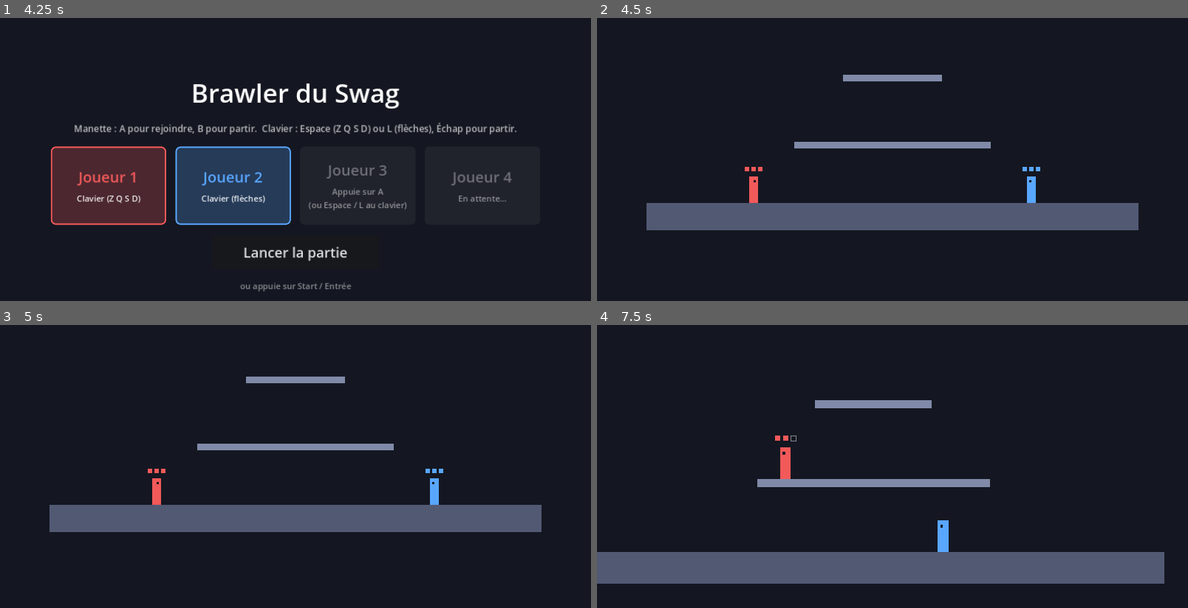
Above: before the commit, frames 1-4 (two rows, left to right).
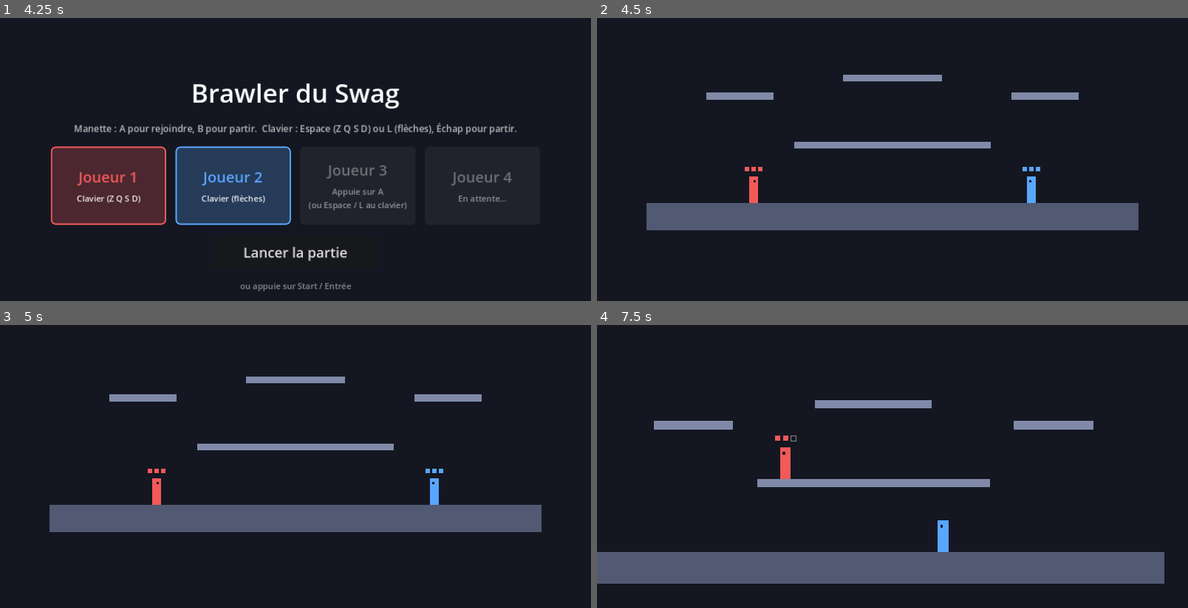
Above: after the commit, the same moments.

Repository: BBStain/jvtest
Game: Godot game, scene res://scenes/lobby.tscn
Two runs of this game, one before a commit and one after it. Both use one fixed random seed, a clock stepped at 60 frames per second and the inputs below.
Inputs (mouse positions are in pixels of both pictures, inside the frame that each line leads up to):
- Up to frame 1 (4.25 s): tap Enter at 0.5, 2, 3.5 s; move the mouse to (425, 167) at 0.52 s; hold D 0.53-2.03 s; tap F at 0.6 s; click (425, 167) at 0.67 s; tap Space at 0.77, 1.25, 1.52, 2.75, 3.02, 3.77 s; move the mouse to (177, 199) at 1.27 s; tap R at 1.35 s; click (177, 199) at 1.42 s; move the mouse to (354, 111) at 2.02 s; hold A 2.03-2.78 s; tap G at 2.1 s; click (354, 111) at 2.17 s; move the mouse to (265, 250) at 2.77 s; hold D from 2.78 s (still down); tap C at 2.85 s; click (265, 250) at 2.92 s; move the mouse to (472, 233) at 3.52 s; tap L at 3.6 s; click (472, 233) at 3.67 s
- Up to frame 2 (4.5 s): release D at 4.25 s; click "Lancer la partie" at 4.25 s
- Up to frame 3 (5 s): no input
- Up to frame 4 (7.5 s): move the mouse to (715, 441) at 5.02 s; hold A 5.03-5.78 s; tap K at 5.1 s; click (715, 441) at 5.17 s; tap Space at 5.27, 6.77 s; move the mouse to (922, 491) at 5.77 s; hold D 5.78-6.53 s; tap I at 5.85 s; click (922, 491) at 5.92 s; move the mouse to (803, 407) at 6.52 s; hold A from 6.53 s (still down); tap J at 6.6 s; click (803, 407) at 6.67 s; move the mouse to (1022, 474) at 7.27 s; tap U at 7.35 s; click (1022, 474) at 7.42 s

Frame 1 is identical in both runs. In frame 2, 0.6% of the frame differs, in the area x 18-82%, y 26-29%; in frame 3, 0.6%; in frame 4, 0.8%, in the area x 9-84%, y 33-37%.

Commit message:
Map plus riche, attaque rapide plus longue, attaque lourde à charger
Map : 2 petites plateformes au centre, corniches, ascenseur et navette dans
la zone aérienne, marches, plateforme, navette et mur au bout de la zone de
duel. Nouvelle classe MovingPlatform (plateformes violettes qui transportent
les joueurs).

Attaque rapide : portée 72 au lieu de 48, même vitesse.

Attaque lourde : on la charge en gardant Y (jusqu'à 1 s). L'arme grandit
jusqu'à 2 fois, la zone qui touche et la projection jusqu'à 1,5 fois. On
avance lentement en chargeant et on est immobilisé pendant la frappe.

Co-Authored-By: Claude Opus 5.5 (1M context) <noreply@anthropic.com>
Claude-Session: https://claude.ai/code/session_01THvWsQSvKyigxsJfQsC1D9

Diff:
--- a/scenes/main.tscn
+++ b/scenes/main.tscn
@@ -1,6 +1,7 @@
-[gd_scene load_steps=8 format=3]
+[gd_scene load_steps=14 format=3]
 
 [ext_resource type="Script" path="res://scripts/game.gd" id="1_game"]
+[ext_resource type="Script" path="res://scripts/moving_platform.gd" id="2_moving"]
 
 [sub_resource type="RectangleShape2D" id="Shape_Sol"]
 size = Vector2(1100, 60)
@@ -19,6 +20,21 @@
 
 [sub_resource type="RectangleShape2D" id="Shape_SolDuel"]
 size = Vector2(1200, 60)
+
+[sub_resource type="RectangleShape2D" id="Shape_PetitePlateforme"]
+size = Vector2(150, 16)
+
+[sub_resource type="RectangleShape2D" id="Shape_Corniche"]
+size = Vector2(120, 16)
+
+[sub_resource type="RectangleShape2D" id="Shape_PlateformeDuel"]
+size = Vector2(360, 16)
+
+[sub_resource type="RectangleShape2D" id="Shape_Marche"]
+size = Vector2(80, 40)
+
+[sub_resource type="RectangleShape2D" id="Shape_MurDuel"]
+size = Vector2(80, 480)
 
 [node name="Main" type="Node2D"]
 script = ExtResource("1_game")
@@ -228,6 +244,173 @@
 offset_bottom = 30.0
 mouse_filter = 2
 color = Color(0.45, 0.36, 0.38, 1)
+
+[node name="PlateformeGauche" type="StaticBody2D" parent="Map"]
+position = Vector2(300, 330)
+collision_layer = 4
+collision_mask = 0
+
+[node name="Collision" type="CollisionShape2D" parent="Map/PlateformeGauche"]
+shape = SubResource("Shape_PetitePlateforme")
+one_way_collision = true
+
+[node name="Visuel" type="ColorRect" parent="Map/PlateformeGauche"]
+offset_left = -75.0
+offset_top = -8.0
+offset_right = 75.0
+offset_bottom = 8.0
+mouse_filter = 2
+color = Color(0.5, 0.54, 0.66, 1)
+
+[node name="PlateformeDroite" type="StaticBody2D" parent="Map"]
+position = Vector2(980, 330)
+collision_layer = 4
+collision_mask = 0
+
+[node name="Collision" type="CollisionShape2D" parent="Map/PlateformeDroite"]
+shape = SubResource("Shape_PetitePlateforme")
+one_way_collision = true
+
+[node name="Visuel" type="ColorRect" parent="Map/PlateformeDroite"]
+offset_left = -75.0
+offset_top = -8.0
+offset_right = 75.0
+offset_bottom = 8.0
+mouse_filter = 2
+color = Color(0.5, 0.54, 0.66, 1)
+
+[node name="Corniche1" type="StaticBody2D" parent="Map/ZoneAerienne"]
+position = Vector2(-830, 150)
+collision_layer = 4
+collision_mask = 0
+
+[node name="Collision" type="CollisionShape2D" parent="Map/ZoneAerienne/Corniche1"]
+shape = SubResource("Shape_Corniche")
+one_way_collision = true
+
+[node name="Visuel" type="ColorRect" parent="Map/ZoneAerienne/Corniche1"]
+offset_left = -60.0
+offset_top = -8.0
+offset_right = 60.0
+offset_bottom = 8.0
+mouse_filter = 2
+color = Color(0.42, 0.5, 0.68, 1)
+
+[node name="Corniche2" type="StaticBody2D" parent="Map/ZoneAerienne"]
+position = Vector2(-1215, 170)
+collision_layer = 4
+collision_mask = 0
+
+[node name="Collision" type="CollisionShape2D" parent="Map/ZoneAerienne/Corniche2"]
+shape = SubResource("Shape_Corniche")
+one_way_collision = true
+
+[node name="Visuel" type="ColorRect" parent="Map/ZoneAerienne/Corniche2"]
+offset_left = -60.0
+offset_top = -8.0
+offset_right = 60.0
+offset_bottom = 8.0
+mouse_filter = 2
+color = Color(0.42, 0.5, 0.68, 1)
+
+[node name="Corniche3" type="StaticBody2D" parent="Map/ZoneAerienne"]
+position = Vector2(-1405, 640)
+collision_layer = 4
+collision_mask = 0
+
+[node name="Collision" type="CollisionShape2D" parent="Map/ZoneAerienne/Corniche3"]
+shape = SubResource("Shape_Corniche")
+one_way_collision = true
+
+[node name="Visuel" type="ColorRect" parent="Map/ZoneAerienne/Corniche3"]
+offset_left = -60.0
+offset_top = -8.0
+offset_right = 60.0
+offset_bottom = 8.0
+mouse_filter = 2
+color = Color(0.42, 0.5, 0.68, 1)
+
+[node name="Ascenseur" type="AnimatableBody2D" parent="Map/ZoneAerienne"]
+position = Vector2(-640, 620)
+script = ExtResource("2_moving")
+size = Vector2(90, 16)
+travel = Vector2(0, -400)
+period = 5.0
+
+[node name="NavetteBasse" type="AnimatableBody2D" parent="Map/ZoneAerienne"]
+position = Vector2(-1550, 690)
+script = ExtResource("2_moving")
+size = Vector2(170, 16)
+travel = Vector2(1000, 0)
+period = 7.0
+
+[node name="ZoneDuel" type="Node2D" parent="Map"]
+
+[node name="PlateformeDuel" type="StaticBody2D" parent="Map/ZoneDuel"]
+position = Vector2(2130, 430)
+collision_layer = 4
+collision_mask = 0
+
+[node name="Collision" type="CollisionShape2D" parent="Map/ZoneDuel/PlateformeDuel"]
+shape = SubResource("Shape_PlateformeDuel")
+one_way_collision = true
+
+[node name="Visuel" type="ColorRect" parent="Map/ZoneDuel/PlateformeDuel"]
+offset_left = -180.0
+offset_top = -8.0
+offset_right = 180.0
+offset_bottom = 8.0
+mouse_filter = 2
+color = Color(0.6, 0.48, 0.5, 1)
+
+[node name="MarcheGauche" type="StaticBody2D" parent="Map/ZoneDuel"]
+position = Vector2(1830, 550)
+
+[node name="Collision" type="CollisionShape2D" parent="Map/ZoneDuel/MarcheGauche"]
+shape = SubResource("Shape_Marche")
+
+[node name="Visuel" type="ColorRect" parent="Map/ZoneDuel/MarcheGauche"]
+offset_left = -40.0
+offset_top = -20.0
+offset_right = 40.0
+offset_bottom = 20.0
+mouse_filter = 2
+color = Color(0.45, 0.36, 0.38, 1)
+
+[node name="MarcheDroite" type="StaticBody2D" parent="Map/ZoneDuel"]
+position = Vector2(2430, 550)
+
+[node name="Collision" type="CollisionShape2D" parent="Map/ZoneDuel/MarcheDroite"]
+shape = SubResource("Shape_Marche")
+
+[node name="Visuel" type="ColorRect" parent="Map/ZoneDuel/MarcheDroite"]
+offset_left = -40.0
+offset_top = -20.0
+offset_right = 40.0
+offset_bottom = 20.0
+mouse_filter = 2
+color = Color(0.45, 0.36, 0.38, 1)
+
+[node name="MurDuel" type="StaticBody2D" parent="Map/ZoneDuel"]
+position = Vector2(2850, 420)
+
+[node name="Collision" type="CollisionShape2D" parent="Map/ZoneDuel/MurDuel"]
+shape = SubResource("Shape_MurDuel")
+
+[node name="Visuel" type="ColorRect" parent="Map/ZoneDuel/MurDuel"]
+offset_left = -40.0
+offset_top = -240.0
+offset_right = 40.0
+offset_bottom = 240.0
+mouse_filter = 2
+color = Color(0.45, 0.36, 0.38, 1)
+
+[node name="NavetteHaute" type="AnimatableBody2D" parent="Map/ZoneDuel"]
+position = Vector2(1700, 290)
+script = ExtResource("2_moving")
+size = Vector2(140, 16)
+travel = Vector2(860, 0)
+period = 8.0
 
 [node name="SpawnPoints" type="Node2D" parent="."]
 
--- a/scripts/fighter.gd
+++ b/scripts/fighter.gd
@@ -49,12 +49,20 @@
 const ATTACK_STARTUP := 0.02            ## délai avant que le coup touche
 const ATTACK_ACTIVE := 0.08             ## durée pendant laquelle le coup peut toucher
 const ATTACK_COOLDOWN := 0.22           ## temps de recharge entre deux attaques
-const ATTACK_REACH := 48.0              ## distance entre le centre du perso et le centre du coup
-const ATTACK_RADIUS := 26.0             ## taille de la zone qui touche
+const ATTACK_REACH := 72.0              ## distance entre le centre du perso et le centre du coup
+const ATTACK_RADIUS := 28.0             ## taille de la zone qui touche
 const CLASH_LOCKOUT := 0.08             ## petit temps mort après un choc d'attaques
 
 # --- Attaque lourde (Y) : un arc de cercle du dessus de la tête jusqu'aux pieds, devant soi ---
-const HEAVY_STARTUP := 0.18             ## on lève l'arme avant de frapper
+# On la charge en gardant Y appuyé : plus on charge, plus l'arme grandit et frappe loin.
+# On frappe en lâchant Y (ou tout seul quand la charge est au maximum).
+# Pendant la frappe, le perso est immobilisé.
+const HEAVY_STARTUP := 0.18             ## charge minimale : on lève l'arme avant de frapper
+const HEAVY_CHARGE_MAX := 1.0           ## au bout de ce temps la charge est pleine et on frappe tout seul
+const HEAVY_CHARGE_GROWTH := 2.0        ## à pleine charge, l'arme est 2 fois plus longue
+const HEAVY_CHARGE_TIP_GROWTH := 1.5    ## à pleine charge, la zone qui touche est 1,5 fois plus grosse
+const HEAVY_CHARGE_KNOCKBACK := 1.5     ## à pleine charge, on projette 1,5 fois plus fort
+const HEAVY_CHARGE_MOVE_MULT := 0.4     ## en chargeant, on avance lentement
 const HEAVY_ACTIVE := 0.18              ## durée du balayage
 const HEAVY_COOLDOWN := 0.65
 const HEAVY_ARC_RADIUS := 56.0          ## distance entre le centre du perso et le bout de l'arme
@@ -110,6 +118,9 @@
 var _attack_has_hit := false
 var _attack_heavy := false              ## true = attaque lourde en cours
 var _attack_cooldown_timer := 0.0
+var _heavy_charging := false            ## true = on garde Y pour charger l'attaque lourde
+var _charge_time := 0.0
+var _heavy_charge := 0.0                ## 0 = pas chargée, 1 = charge pleine
 
 var shield := SHIELD_MAX
 var _blocking := false
@@ -175,6 +186,8 @@
 
 	if is_dashing():
 		_tick_dash(delta)
+	elif is_heavy_swinging():
+		velocity = Vector2.ZERO  # immobilisé pendant la frappe lourde
 	else:
 		_tick_movement(input, on_floor, delta)
 
@@ -184,7 +197,7 @@
 		_try_start_attack(false)
 	elif input.heavy_pressed:
 		_try_start_attack(true)
-	_tick_attack(delta)
+	_tick_attack(input, delta)
 
 	move_and_slide()
 	queue_redraw()
@@ -226,7 +239,11 @@
 		accel = KNOCKBACK_ACCEL
 	elif _wall_jump_timer > 0.0:
 		accel = WALL_JUMP_ACCEL
-	var speed := RUN_SPEED * BLOCK_SPEED_MULT if _blocking else RUN_SPEED
+	var speed := RUN_SPEED
+	if _blocking:
+		speed *= BLOCK_SPEED_MULT
+	elif _heavy_charging:
+		speed *= HEAVY_CHARGE_MOVE_MULT
 	velocity.x = move_toward(velocity.x, input.stick.x * speed, accel * delta)
 
 	# Gravité (plus forte si on a lâché le saut pendant la montée = petit saut)
@@ -287,6 +304,18 @@
 func _try_start_attack(heavy: bool) -> void:
 	if not can_attack():
 		return
+	_aim_at_target()
+	_attack_heavy = heavy
+	_attack_time = 0.0
+	_attack_has_hit = false
+	_heavy_charging = heavy
+	_charge_time = 0.0
+	_heavy_charge = 0.0
+	_attack_cooldown_timer = HEAVY_COOLDOWN if heavy else ATTACK_COOLDOWN
+
+
+## Se tourne vers l'adversaire visé.
+func _aim_at_target() -> void:
 	if target != null and not target.eliminated:
 		var to_target := target.global_position - global_position
 		_attack_dir = to_target.normalized() if to_target.length() > 1.0 else Vector2(facing, 0.0)
@@ -294,14 +323,21 @@
 		_attack_dir = Vector2(facing, 0.0)
 	if absf(_attack_dir.x) > 0.1:
 		facing = signf(_attack_dir.x)
-	_attack_heavy = heavy
-	_attack_time = 0.0
-	_attack_has_hit = false
-	_attack_cooldown_timer = HEAVY_COOLDOWN if heavy else ATTACK_COOLDOWN
-
-
-func _tick_attack(delta: float) -> void:
+
+
+func _tick_attack(input: InputState, delta: float) -> void:
 	if _attack_time < 0.0:
+		return
+	if _heavy_charging:
+		# On charge tant que Y est gardé ; on frappe en le lâchant, ou quand la charge est pleine.
+		_charge_time += delta
+		_heavy_charge = clampf((_charge_time - HEAVY_STARTUP) / (HEAVY_CHARGE_MAX - HEAVY_STARTUP), 0.0, 1.0)
+		if (_charge_time >= HEAVY_STARTUP and not input.heavy_held) or _charge_time >= HEAVY_CHARGE_MAX:
+			_heavy_charging = false
+			_aim_at_target()  # l'adversaire a pu bouger pendant la charge
+			_attack_time = HEAVY_STARTUP
+			_attack_cooldown_timer = HEAVY_COOLDOWN
+			velocity = Vector2.ZERO  # la frappe commence : on s'arrête net
 		return
 	_attack_time += delta
 	if _attack_time >= _attack_startup() + _attack_active():
@@ -324,11 +360,17 @@
 
 ## Position du bout de l'arme (par rapport au centre du perso) pour un angle donné.
 func _heavy_tip(angle: float) -> Vector2:
-	return Vector2(facing * cos(angle), sin(angle)) * HEAVY_ARC_RADIUS
+	return Vector2(facing * cos(angle), sin(angle)) * HEAVY_ARC_RADIUS * heavy_scale()
+
+
+## Taille de l'arme lourde : 1 sans charge, HEAVY_CHARGE_GROWTH à pleine charge.
+func heavy_scale() -> float:
+	return lerpf(1.0, HEAVY_CHARGE_GROWTH, _heavy_charge)
 
 
 func _cancel_attack() -> void:
 	_attack_time = -1.0
+	_heavy_charging = false
 
 
 # --- Questions que game.gd pose au combattant ---
@@ -349,8 +391,17 @@
 	return _attack_time >= 0.0
 
 
+func is_charging_heavy() -> bool:
+	return _heavy_charging
+
+
+## En train de donner le coup lourd (après la charge) : le perso est immobilisé.
+func is_heavy_swinging() -> bool:
+	return _attack_heavy and _attack_time >= 0.0 and not _heavy_charging
+
+
 func _is_attack_startup_or_active() -> bool:
-	return _attack_time >= 0.0 and _attack_time < _attack_startup() + _attack_active()
+	return _attack_time >= 0.0 and (_heavy_charging or _attack_time < _attack_startup() + _attack_active())
 
 
 func is_blocking() -> bool:
@@ -364,7 +415,7 @@
 
 ## Le coup peut-il toucher en ce moment ?
 func is_attack_active() -> bool:
-	return _attack_time >= _attack_startup() and _attack_time < _attack_startup() + _attack_active() \
+	return not _heavy_charging and _attack_time >= _attack_startup() and _attack_time < _attack_startup() + _attack_active() \
 		and not _attack_has_hit
 
 
@@ -380,11 +431,11 @@
 
 
 func attack_radius() -> float:
-	return HEAVY_TIP_RADIUS if _attack_heavy else ATTACK_RADIUS
+	return HEAVY_TIP_RADIUS * lerpf(1.0, HEAVY_CHARGE_TIP_GROWTH, _heavy_charge) if _attack_heavy else ATTACK_RADIUS
 
 
 func attack_knockback() -> float:
-	return HEAVY_KNOCKBACK if _attack_heavy else HIT_KNOCKBACK
+	return HEAVY_KNOCKBACK * lerpf(1.0, HEAVY_CHARGE_KNOCKBACK, _heavy_charge) if _attack_heavy else HIT_KNOCKBACK
 
 
 func attack_direction() -> Vector2:
@@ -529,9 +580,18 @@
 				trail.append(_heavy_tip(lerpf(start, angle, i / 8.0)))
 			draw_polyline(trail, Color(color.lightened(0.5), 0.5), 10.0)
 		var tip := _heavy_tip(angle)
-		var blade_color := Color(1, 1, 1, 0.95) if _attack_time >= HEAVY_STARTUP else Color(1, 1, 1, 0.6)
-		draw_line(tip * 0.2, tip, blade_color, 9.0)
-		draw_circle(tip, 9.0, color.lightened(0.6))
+		var weapon_scale := heavy_scale()
+		var blade_color := Color(1, 1, 1, 0.95)
+		if _heavy_charging:
+			blade_color = Color(1, 1, 1, lerpf(0.55, 0.9, _heavy_charge))
+			# La charge : un halo qui grossit au bout de l'arme, qui clignote quand c'est plein
+			var halo := attack_radius()
+			var full_blink := _heavy_charge >= 1.0 or (_heavy_charge > 0.95 and int(_blink_clock / 0.05) % 2 == 0)
+			draw_circle(tip, halo, Color(color.lightened(0.5), 0.15 + 0.25 * _heavy_charge))
+			if full_blink:
+				draw_arc(tip, halo, 0.0, TAU, 24, Color(1, 1, 1, 0.9), 2.0)
+		draw_line(tip * 0.2, tip, blade_color, 9.0 * sqrt(weapon_scale))
+		draw_circle(tip, 9.0 * sqrt(weapon_scale), color.lightened(0.6))
 
 	# L'attaque légère : une barre blanche orientée vers l'adversaire
 	elif is_attacking():
--- a/scripts/input/input_state.gd
+++ b/scripts/input/input_state.gd
@@ -9,7 +9,8 @@
 var jump_pressed := false   ## saut appuyé cette frame
 var jump_held := false      ## saut maintenu (saut plus haut si on garde appuyé)
 var attack_pressed := false  ## attaque légère
-var heavy_pressed := false   ## attaque lourde
+var heavy_pressed := false   ## attaque lourde (début de la charge)
+var heavy_held := false      ## attaque lourde maintenue (on charge tant qu'on garde)
 var dash_pressed := false
 var block_held := false     ## blocage maintenu (B)
 
@@ -17,7 +18,7 @@
 func to_dict() -> Dictionary:
 	return {
 		"sx": stick.x, "sy": stick.y, "dp": down_pressed,
-		"j": jump_pressed, "jh": jump_held, "a": attack_pressed, "h": heavy_pressed, "d": dash_pressed,
+		"j": jump_pressed, "jh": jump_held, "a": attack_pressed, "h": heavy_pressed, "hh": heavy_held, "d": dash_pressed,
 		"b": block_held,
 	}
 
@@ -30,6 +31,7 @@
 	s.jump_held = data.get("jh", false)
 	s.attack_pressed = data.get("a", false)
 	s.heavy_pressed = data.get("h", false)
+	s.heavy_held = data.get("hh", false)
 	s.dash_pressed = data.get("d", false)
 	s.block_held = data.get("b", false)
 	return s
--- a/scripts/input/local_input_source.gd
+++ b/scripts/input/local_input_source.gd
@@ -17,6 +17,7 @@
 	s.jump_held = Input.is_action_pressed(_prefix + "jump")
 	s.attack_pressed = Input.is_action_just_pressed(_prefix + "attack")
 	s.heavy_pressed = Input.is_action_just_pressed(_prefix + "heavy")
+	s.heavy_held = Input.is_action_pressed(_prefix + "heavy")
 	s.dash_pressed = Input.is_action_just_pressed(_prefix + "dash")
 	s.block_held = Input.is_action_pressed(_prefix + "block")
 	return s
--- /dev/null
+++ b/scripts/moving_platform.gd
@@ -0,0 +1,38 @@
+class_name MovingPlatform
+extends AnimatableBody2D
+## Une plateforme traversable (on passe à travers par en dessous) qui fait des allers-retours.
+## Les joueurs posés dessus sont transportés avec elle.
+## Réglages dans l'inspecteur de Godot, ou dans scenes/main.tscn.
+
+@export var size := Vector2(160, 16)        ## largeur, hauteur
+@export var travel := Vector2(400, 0)       ## trajet depuis la position de départ (x : droite, y : bas)
+@export var period := 6.0                   ## durée d'un aller-retour complet, en secondes
+@export var color := Color(0.62, 0.55, 0.85)
+
+var _start := Vector2.ZERO
+var _time := 0.0
+
+
+func _ready() -> void:
+	_start = position
+	collision_layer = 0
+	set_collision_layer_value(Fighter.PLATFORM_LAYER, true)
+	collision_mask = 0
+	var shape := CollisionShape2D.new()
+	var rect := RectangleShape2D.new()
+	rect.size = size
+	shape.shape = rect
+	shape.one_way_collision = true
+	add_child(shape)
+
+
+func _physics_process(delta: float) -> void:
+	_time += delta
+	# Va-et-vient en douceur : ralentit à chaque bout du trajet.
+	var t := (1.0 - cos(_time / period * TAU)) / 2.0
+	position = _start + travel * t
+
+
+func _draw() -> void:
+	draw_rect(Rect2(-size / 2.0, size), color)
+	draw_rect(Rect2(-size.x / 2.0, -size.y / 2.0, size.x, 4.0), color.lightened(0.35))
--- a/tests/sim_test.gd
+++ b/tests/sim_test.gd
@@ -180,6 +180,63 @@
 	var jump_height := start_y - top_y
 	check(jump_height > 30 and jump_height < 100, "Blocage : saut moins haut (%.0f px)" % jump_height)
 
+	# 4g) Attaque rapide plus longue : touche à 100 px
+	await new_game()
+	p1 = game.fighters[0]; p2 = game.fighters[1]
+	p1.position.x = 600; p2.position.x = 700
+	p1.input_source = Scripted.new(func(s, f): s.attack_pressed = f == 30)
+	p2.input_source = Scripted.new(func(s, f): pass)
+	await step(36)
+	check(p2.lives == 2, "Attaque rapide longue : touche à 100 px (vies = %d)" % p2.lives)
+
+	# 4h) Attaque lourde non chargée : trop courte à 130 px
+	await new_game()
+	p1 = game.fighters[0]; p2 = game.fighters[1]
+	p1.position.x = 600; p2.position.x = 730
+	p1.input_source = Scripted.new(func(s, f): s.heavy_pressed = f == 30)
+	p2.input_source = Scripted.new(func(s, f): pass)
+	await step(60)
+	check(p2.lives == 3, "Lourde sans charge : rate à 130 px (vies = %d)" % p2.lives)
+
+	# 4i) Attaque lourde chargée : l'arme grandit, touche à 130 px, et le perso est immobile pendant la frappe
+	await new_game()
+	p1 = game.fighters[0]; p2 = game.fighters[1]
+	p1.position.x = 600; p2.position.x = 730
+	p1.input_source = Scripted.new(func(s, f):
+		s.heavy_pressed = f == 30
+		s.heavy_held = f >= 30 and f < 200
+		s.stick.x = -1.0 if f >= 88 else 0.0)
+	p2.input_source = Scripted.new(func(s, f): pass)
+	await step(80)
+	check(p1.is_charging_heavy() and p1.heavy_scale() > 1.5, "Lourde chargée : l'arme grandit (taille x%.2f)" % p1.heavy_scale())
+	await shot("10_charge")
+	var swing_frames := 0
+	var swing_moved := 0.0
+	for i in 40:
+		var x_before_frame := p1.position.x
+		await step(1)
+		if p1.is_heavy_swinging():
+			swing_frames += 1
+			swing_moved += absf(p1.position.x - x_before_frame)
+	check(swing_frames > 5, "Lourde chargée : la frappe part toute seule à pleine charge (%d frames)" % swing_frames)
+	check(swing_moved < 1.0, "Lourde chargée : immobile pendant la frappe (bougé de %.1f px)" % swing_moved)
+	check(p2.lives == 2, "Lourde chargée : touche à 130 px (vies = %d)" % p2.lives)
+
+	# 4j) Plateforme mobile : le joueur posé dessus est transporté
+	await new_game()
+	p1 = game.fighters[0]; p2 = game.fighters[1]
+	p2.input_source = Scripted.new(func(s, f): pass)
+	p1.input_source = Scripted.new(func(s, f): pass)
+	var shuttle: Node2D = game.get_node("Map/ZoneDuel/NavetteHaute")
+	p1.position = shuttle.position + Vector2(0, -45)
+	await step(20)
+	var rider_x := p1.position.x
+	var shuttle_x := shuttle.position.x
+	await step(60)
+	var shuttle_moved := shuttle.position.x - shuttle_x
+	check(p1.is_on_floor() and shuttle_moved > 50 and absf((p1.position.x - rider_x) - shuttle_moved) < 6,
+		"Plateforme mobile : J1 est transporté (plateforme %.0f px, J1 %.0f px)" % [shuttle_moved, p1.position.x - rider_x])
+
 	# 5) Dash = intouchable
 	await new_game()
 	p1 = game.fighters[0]; p2 = game.fighters[1]
Not shown, changed: README.md
